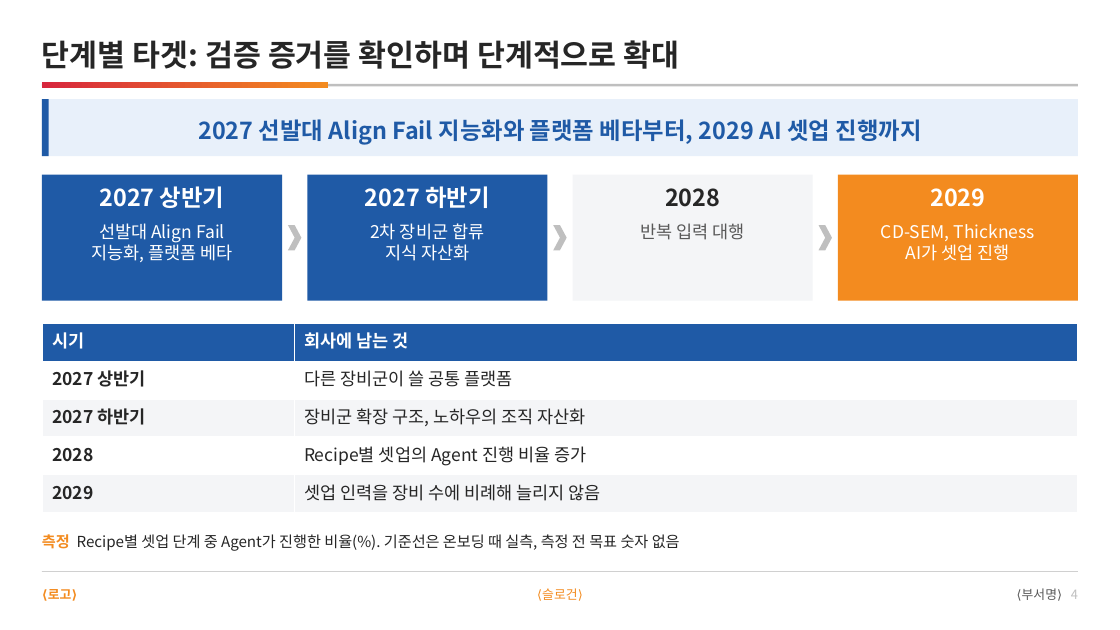
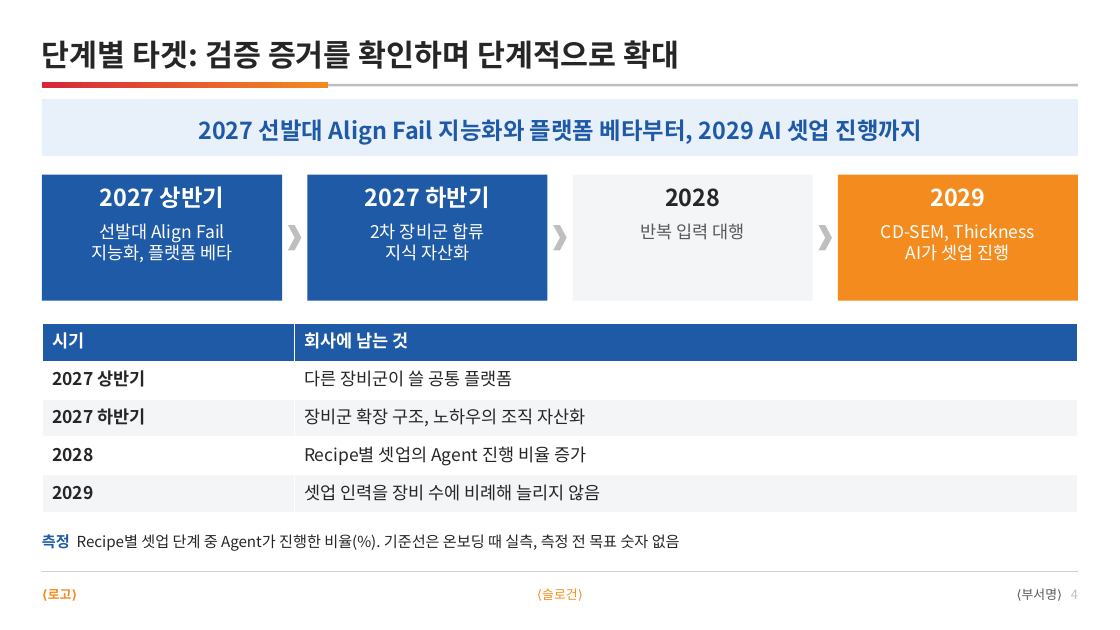
Before and after one commit to DarrenKoi/pm_notes, a slide deck: slide 4 of my-task/arc-tf/deliverables/arc-tf-exec-summary.pptx. Drawn at 1120x630 pixels with LibreOffice and Linux fonts; fonts in the diff are those of the drawing. Boxes give left, top, right and bottom in pixels: in the first picture for what was removed or moved away, otherwise in the second. Text is boxed around its words. In the diff, an @@ line names an element or a change of style, - is before the commit and + after.

```diff
--- a/my-task/arc-tf/deliverables/arc-tf-exec-summary.pptx
+++ b/my-task/arc-tf/deliverables/arc-tf-exec-summary.pptx
@@ rectangle removed at (x1=42, y1=99, x2=49, y2=156) @@
@@ text "측정 Recipe별 셋업 단계 중 ..." at (x1=42, y1=534, x2=680, y2=551): text colour #F38B1F to #1F5AA6 in "측정" @@
```
Also in this commit, not shown: 3 other slides changed, 3 other files.
